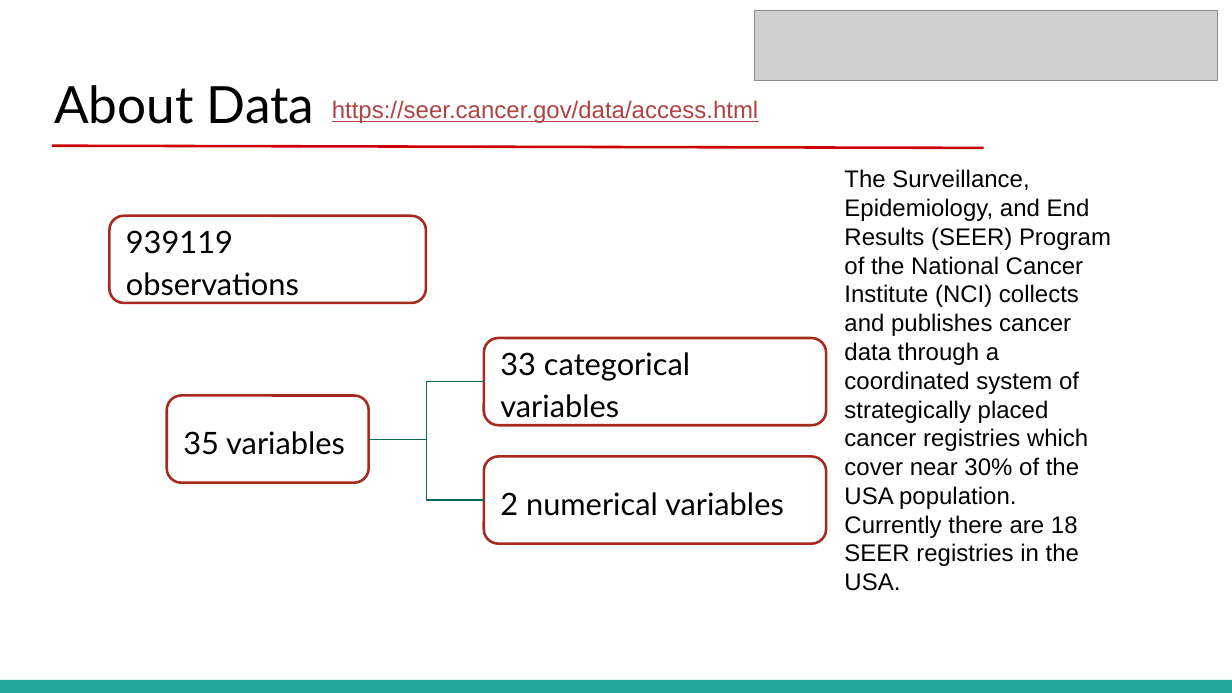
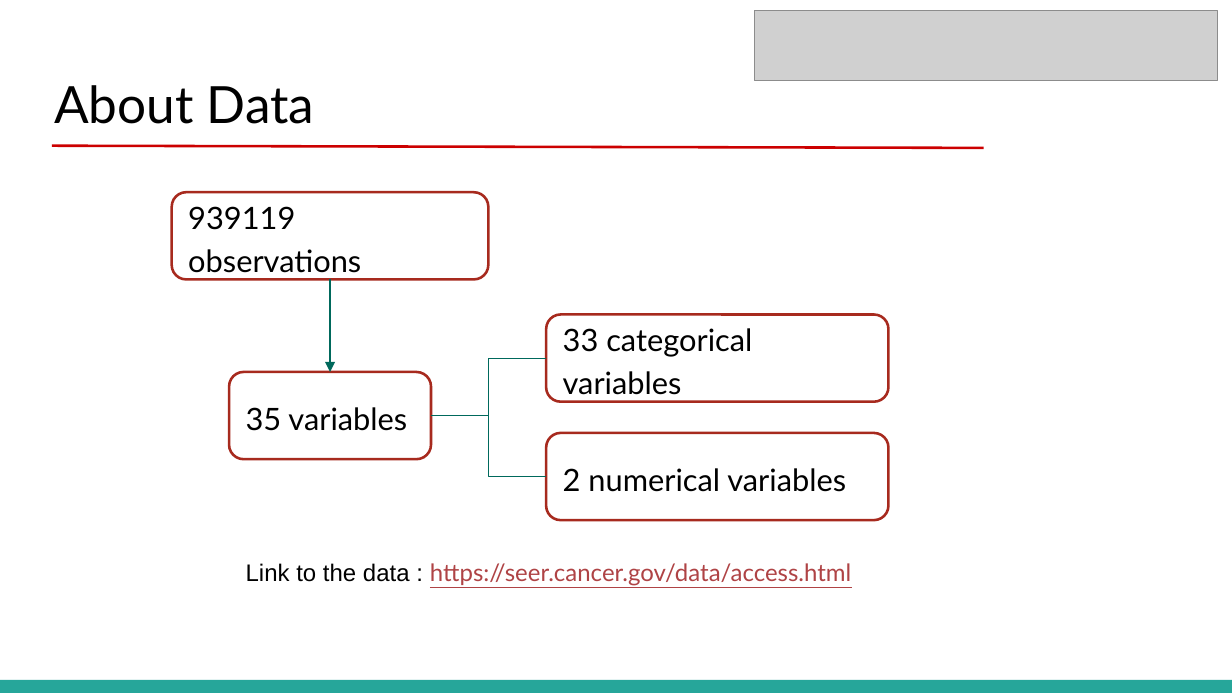
Before and after one commit to ludmila77/Team1-MIS536, a slide deck: slide 4 of reports/Final Presentation.pptx. Drawn at 1232x693 pixels with LibreOffice and Linux fonts; fonts in the diff are those of the drawing; grey boxes stand for pictures. Boxes give left, top, right and bottom in pixels: in the first picture for what was removed or moved away, otherwise in the second. Text is boxed around its words. In the diff, an @@ line names an element or a change of style, - is before the commit and + after.

```diff
--- a/reports/Final Presentation.pptx
+++ b/reports/Final Presentation.pptx
@@ text removed at (844,169,1111,591) @@
-The Surveillance, Epidemiology, and End Results (SEER) Program of the National Cancer Institute (NCI) collects and publishes cancer data through a coordinated system of strategically placed cancer registries which cover near 30% of the USA population. Currently there are 18 SEER registries in the USA.
@@ arrow added from (330, 280) to (330, 372), #00695C 0.75 pt @@
@@ 2 elbow lines, 1 rounded rectangle: place and size @@
-2 elbow lines, 1 rounded rectangle at (166,382,484,500)
+2 elbow lines, 1 rounded rectangle at (229,359,546,477)
@@ 3 rounded rectangles: place and size @@
-3 rounded rectangles at (110,216,827,545)
+3 rounded rectangles at (171,192,888,520)
@@ text at (246,563,851,586): text changed; font Arial to Lato @@
-https://seer.cancer.gov/data/access.html
+Link to the data : https://seer.cancer.gov/data/access.html
```
Also in this commit, not shown: 10 other slides changed, 1 slide added.
